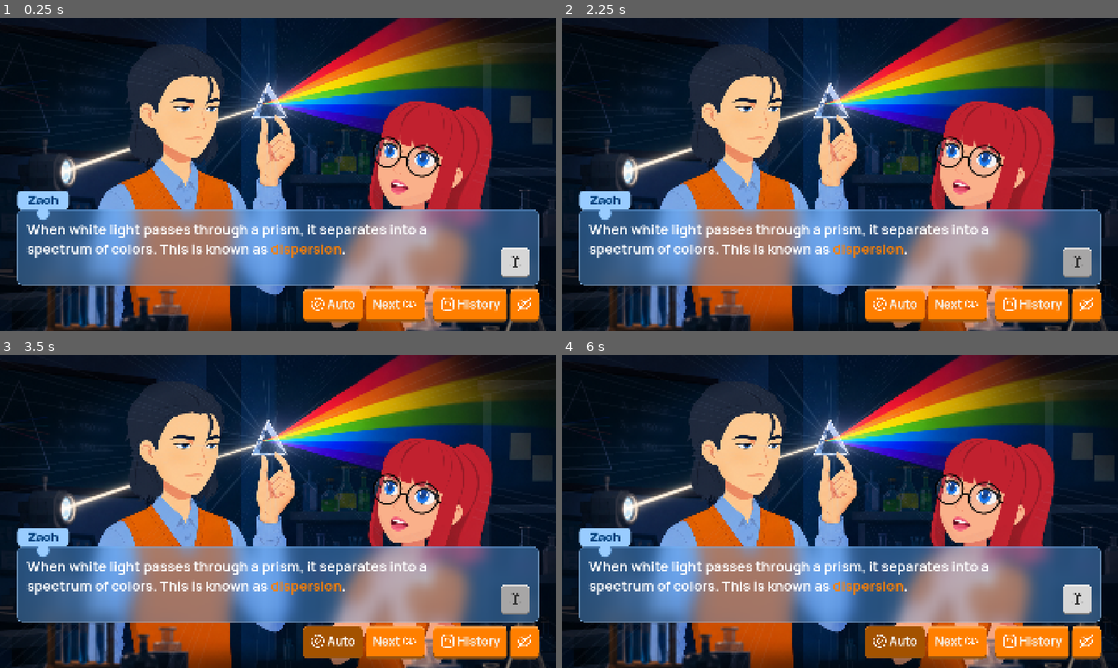
Above: before the commit, frames 1-4 (two rows, left to right).
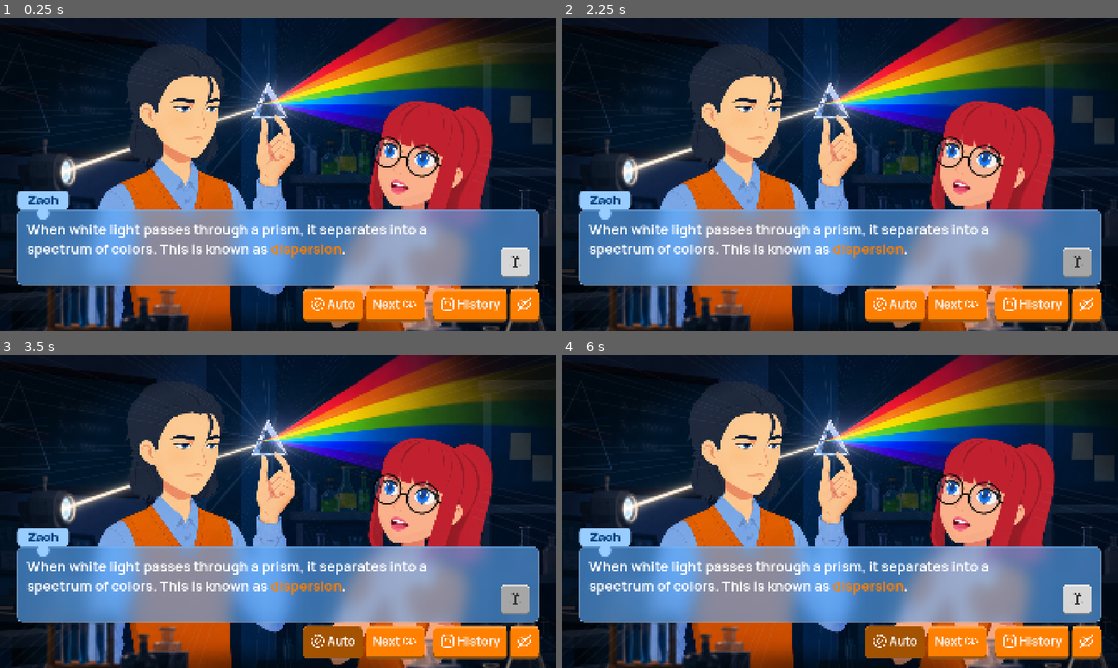
Above: after the commit, the same moments.

Repository: Daniel-Ope06/qzed_adaptive_vn_poc
Game: Godot game, scene res://scenes/core/main_game.tscn
Same seed, same stepped clock (60 frames per second), same inputs: the game is played once before the commit and once after it.
Inputs (mouse positions are in pixels of both pictures, inside the frame that each line leads up to):
- Up to frame 1 (0.25 s): no input
- Up to frame 2 (2.25 s): click "Next" at 0.5 s; click "Next" at 1.25 s; click (1079, 262) at 2 s
- Up to frame 3 (3.5 s): click "Auto" at 2.75 s
- Up to frame 4 (6 s): click "History" at 3.5 s; click (1084, 639) at 4.25 s; tap Enter (ui_accept) at 5, 5.27 s; move the mouse to (962, 495) at 5.02 s; click (962, 495) at 5.17 s; click (1079, 599) at 5.75 s

The runs differ from the first frame. In frame 1, 17% of the frame differs, in the area x 3-97%, y 61-86%; in frame 2, 17%; in frame 3, 17%; in frame 4, 17%.

Commit message:
refactor(ui): increase opacity of text box

Diff:
--- a/assets/ui_textures/text_box.tres
+++ b/assets/ui_textures/text_box.tres
@@ -1,7 +1,7 @@
 [gd_resource type="StyleBoxFlat" format=3 uid="uid://0ccka055wd01"]
 
 [resource]
-bg_color = Color(0.36078432, 0.6784314, 1, 0.39215687)
+bg_color = Color(0.36078432, 0.6784314, 1, 0.6)
 border_width_left = 1
 border_width_top = 1
 border_width_right = 1
